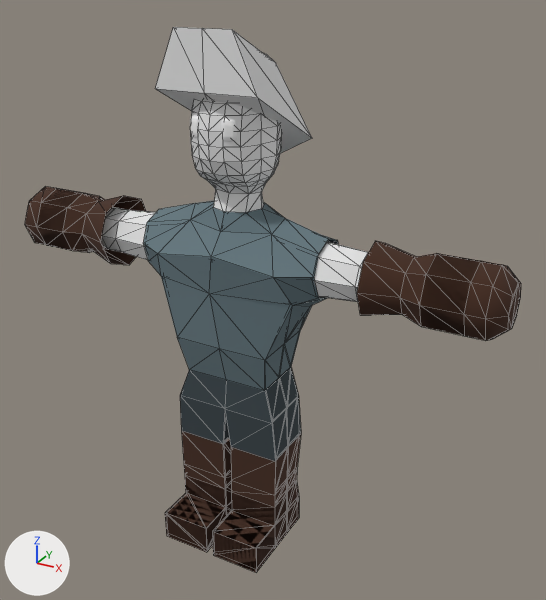
A saved change to the glTF model public/models/player/player-rigged-all.glb.
One viewpoint serves both versions: a 50 mm lens placed at (7.1, -11.59, 11.13), pointed at (0.52, 0.37, 5.14). Lighting does not change. The marker at lower left points along +X, +Y and +Z. Mesh edges are drawn as thin lines on the coarser meshes. Where no turn or scale is listed for an object, it has been applied to the vertices. Vertices at the same position are counted once.

Names of what the first picture shows: 'Body', 'BootsA', 'Chest', 'GlovesA', 'GlovesB', 'Hair', 'Pants'.
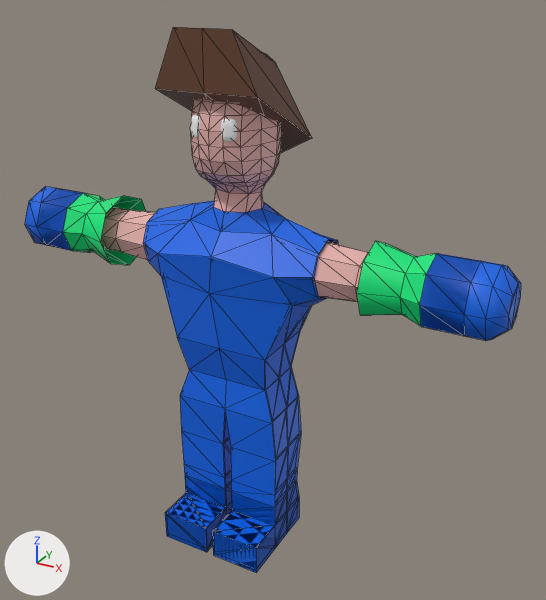
Pixel boxes (x1, y1, x2, y2) of what changed, in the pictures (546 x 600 px):
'Chest', recoloured (cyan to blue): (143, 201, 338, 391) in both
'BootsA', recoloured (brown to blue): (165, 431, 301, 573) in both
'Body', recoloured (grey to pink): (101, 99, 368, 302) in both
'Hair', recoloured (grey to brown): (155, 27, 312, 153) in both
'Pants', recoloured (black to blue): (180, 368, 301, 461) in both
part 1 of me_cube_008, recoloured (brown to blue): (25, 186, 521, 341) in both
part 2 of me_cube_008, recoloured (brown to green): (63, 193, 437, 326) in both
'GlovesA', unchanged, covered by the edit: before (37, 188, 480, 336)

The change in detail:
Material 'Skin' (mat_skin) changes colour from white #e7e7e7 to pink #e7b2ad; in linear values from (0.8, 0.8, 0.8) to (0.801, 0.446, 0.419).
Material 'Hair' (mat_hair) changes colour from white #e7e7e7 to brown #67422f; in linear values from (0.8, 0.8, 0.8) to (0.136, 0.0544, 0.0287).
Material 'Primary' (mat_primary) is new.
Its base color is (0.0, 0.13, 0.801) (blue #0065e7).
Material 'Secondary' (mat_secondary) is new.
Its base color is (0.0, 0.801, 0.203) (green #00e77c).
me_cube_007 has 68 vertices, 120 faces and spans x -1.13..1.13, y -1.4..0.5, z -0.06..2.17.
me_cube_007 no longer uses material mat_palette (picture img_palette).
me_cube_007 now uses material mat_primary (blue #0065e7).
me_cube_006 has 62 vertices, 96 faces and spans x -1.88..1.87, y -1.07..1.02, z 3.69..7.1.
me_cube_006 no longer uses material mat_palette (picture img_palette).
me_cube_006 now uses material mat_primary (blue #0065e7).
me_cube_008 has 96 vertices, 172 faces and spans x -5.14..5.15, y -0.79..0.79, z 5.4..6.91.
me_cube_008 is used by ob_glovesb; location (0.0, 0.0, 0.0).
me_cube_008 part 1: 108 faces spanning x -5.14..5.15, y -0.7..0.7, z 5.49..6.82 switch from mat_palette (picture img_palette) to mat_primary (blue #0065e7).
me_cube_008 part 2: 64 faces spanning x -3.8..3.8, y -0.79..0.79, z 5.4..6.91 switch from mat_palette (picture img_palette) to mat_secondary (green #00e77d).
me_cube_002 has 28 vertices, 38 faces and spans x -1.13..1.13, y -0.68..0.64, z 2.11..3.69.
me_cube_002 no longer uses material mat_palette (picture img_palette).
me_cube_002 now uses material mat_primary (blue #0065e7).
